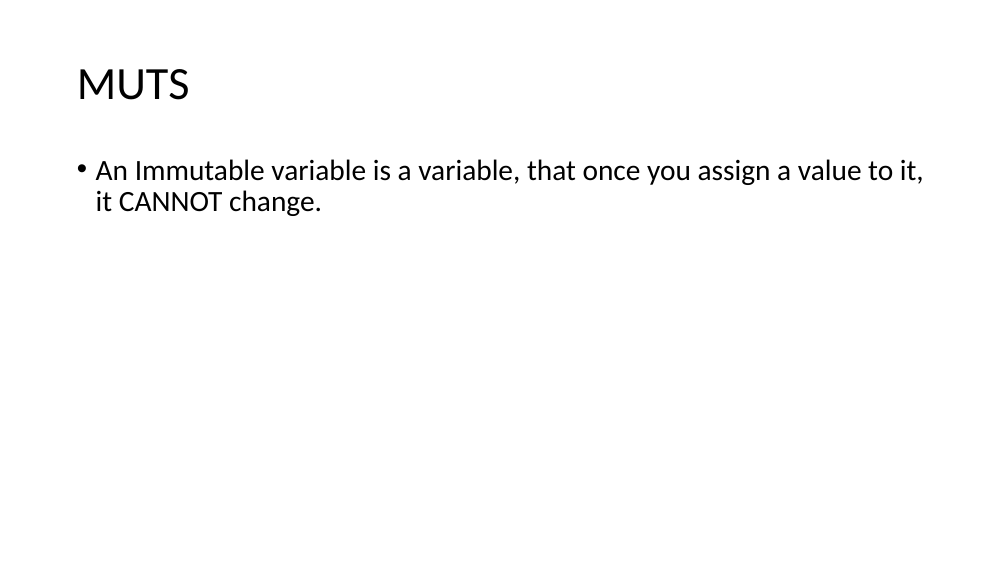
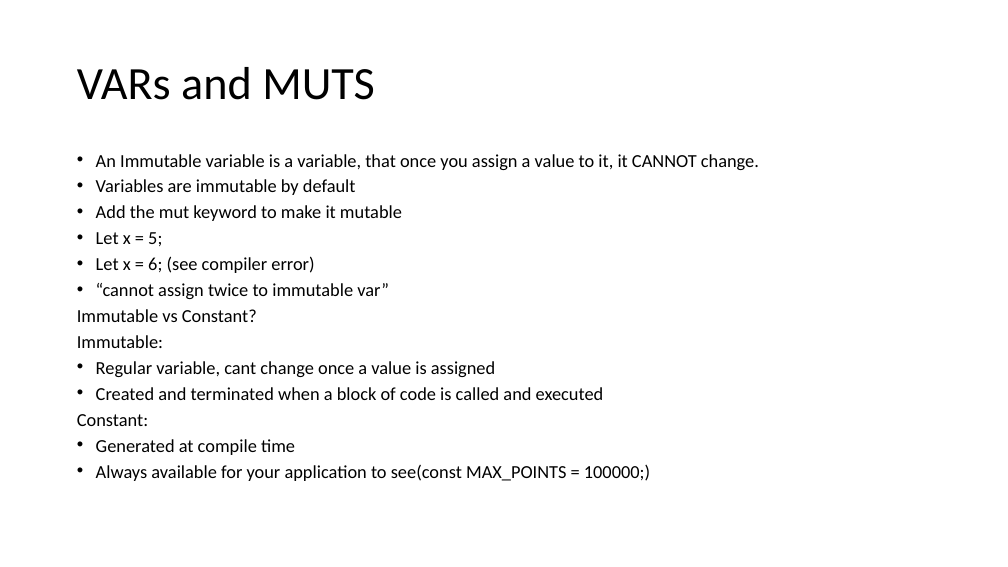
Before and after one commit to AlexbMitchelmore/WebDevRust, a slide deck: slide 8 of RUST.pptx. Drawn at 1008x567 pixels with LibreOffice and Linux fonts; fonts in the diff are those of the drawing. Boxes give left, top, right and bottom in pixels: in the first picture for what was removed or moved away, otherwise in the second. Text is boxed around its words. In the diff, an @@ line names an element or a change of style, - is before the commit and + after.

Commit message:
var and muts

```diff
--- a/RUST.pptx
+++ b/RUST.pptx
@@ title at [77,67,375,100]: text changed @@
-MUTS
+VARs and MUTS
@@ text at [77,179,650,481]: paragraphs added @@
+• Variables are immutable by default
+• Add the mut keyword to make it mutable
+• Let x = 5;
+• Let x = 6; (see compiler error)
+• “cannot assign twice to immutable var”
+Immutable vs Constant?
+Immutable:
+• Regular variable, cant change once a value is assigned
+• Created and terminated when a block of code is called and executed
+Constant:
+• Generated at compile time
+• Always available for your application to see(const MAX_POINTS = 100000;)
@@ text at [96,154,759,170]: size 28 to 17.5 pt in "An Immutable variable is a variable, that ..."; line spacing 0.9 to 0.7 @@
```
